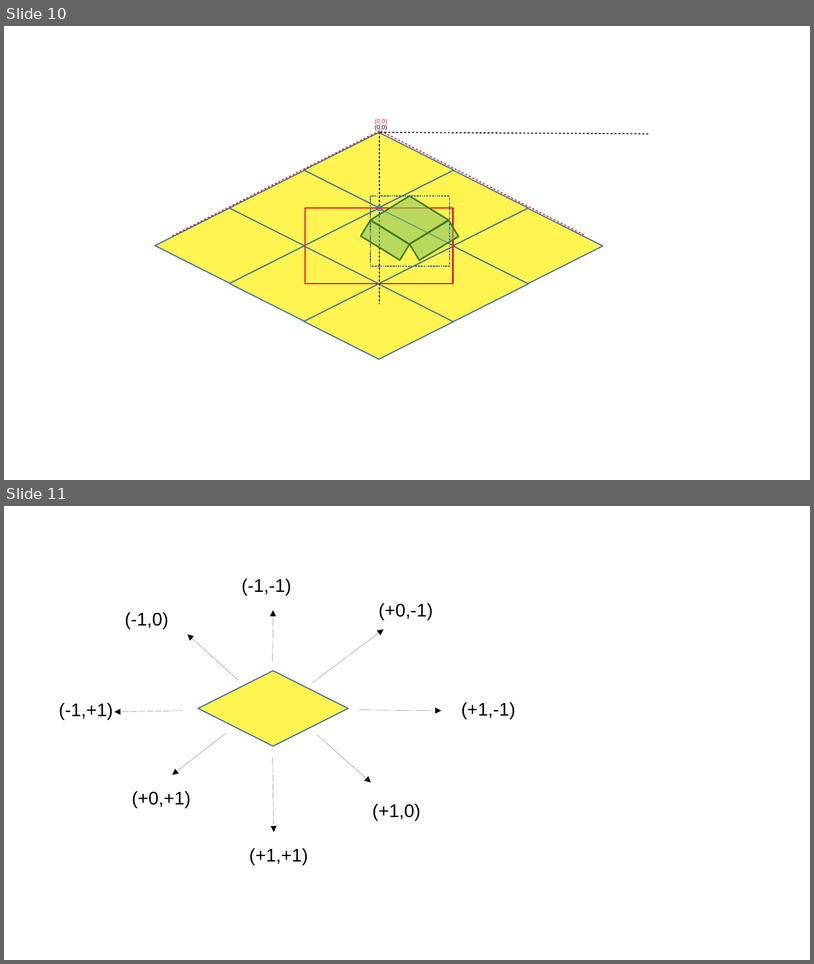
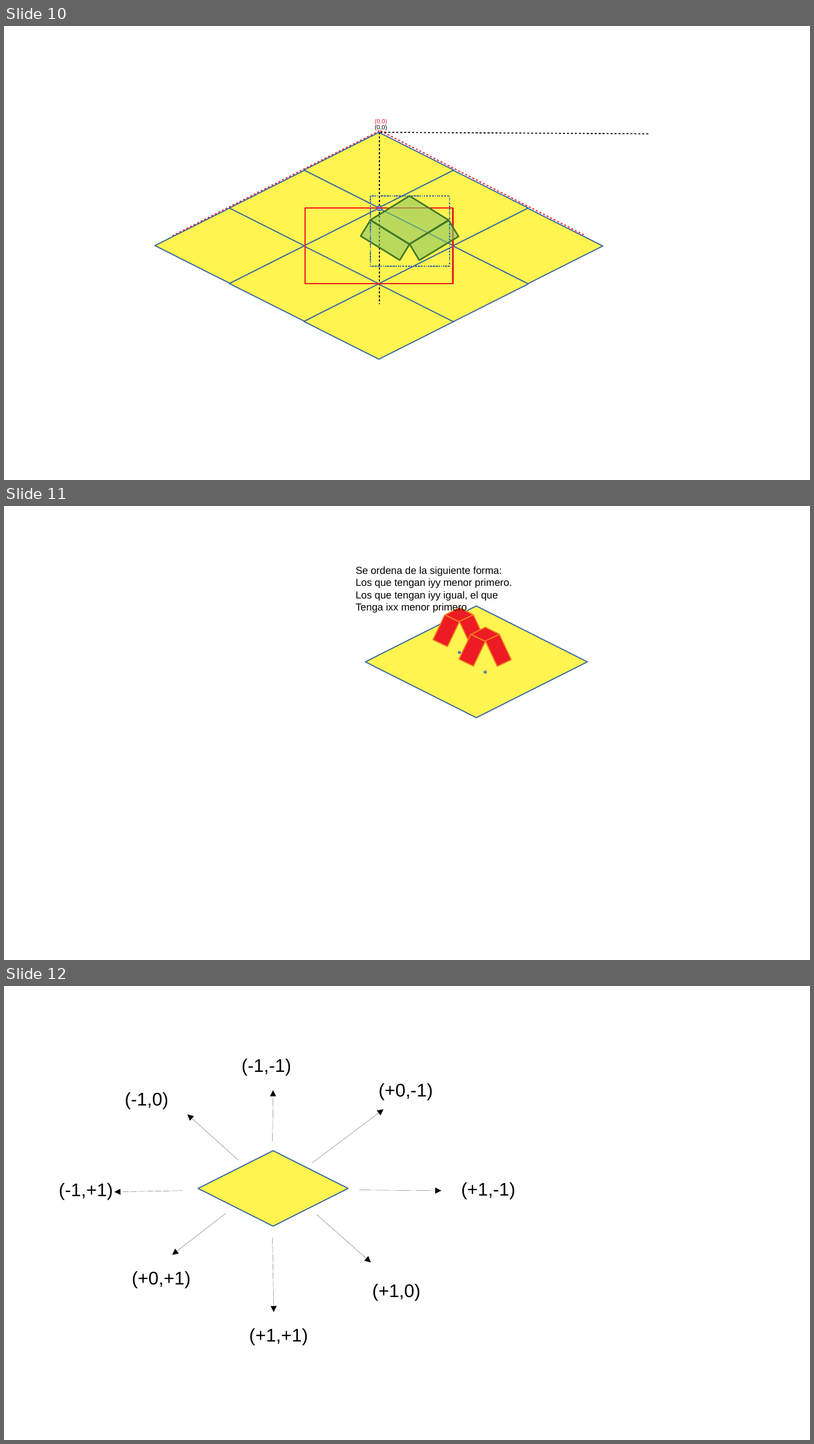
Before and after one commit to santiaaba/isometric, a slide deck: doc/analisis.odp. Shown one above the other, each under a label of ours: slides 10 and 11 before the commit, slides 10, 11 and 12 after it. The pictures are 814x964 and 814x1444 pixels, drawn with LibreOffice and Linux fonts; fonts in the diff are those of the drawing. Boxes give left, top, right and bottom in pixels: in the first picture for what was removed or moved away, otherwise in the second. Text is boxed around its words. In the diff, an @@ line names an element or a change of style, - is before the commit and + after.

```diff
--- a/doc/analisis.odp
+++ b/doc/analisis.odp
@@ slide 11 added at <box>4,506,810,960</box>, background #FFFFFF @@
@@ text added at <box>356,566,512,613</box>, 10 pt, text #000000 @@
+Se ordena de la siguiente forma:
+Los que tengan iyy menor primero.
+Los que tengan iyy igual, el que
+Tenga ixx menor primero
@@ diamond added at <box>365,606,588,718</box>, fill #FFF450, outline #3465A4 0.99 pt @@
@@ group added at <box>434,608,486,653</box>: 2 rectangles, 1 diamond, 1 ellipse @@
@@ group added at <box>459,627,512,673</box>: 2 rectangles, 1 diamond, 1 ellipse @@
@@ what was slide 11 is now slide 12 @@
```
Also in this commit, not shown: 1 slide changed, 11 other files.
